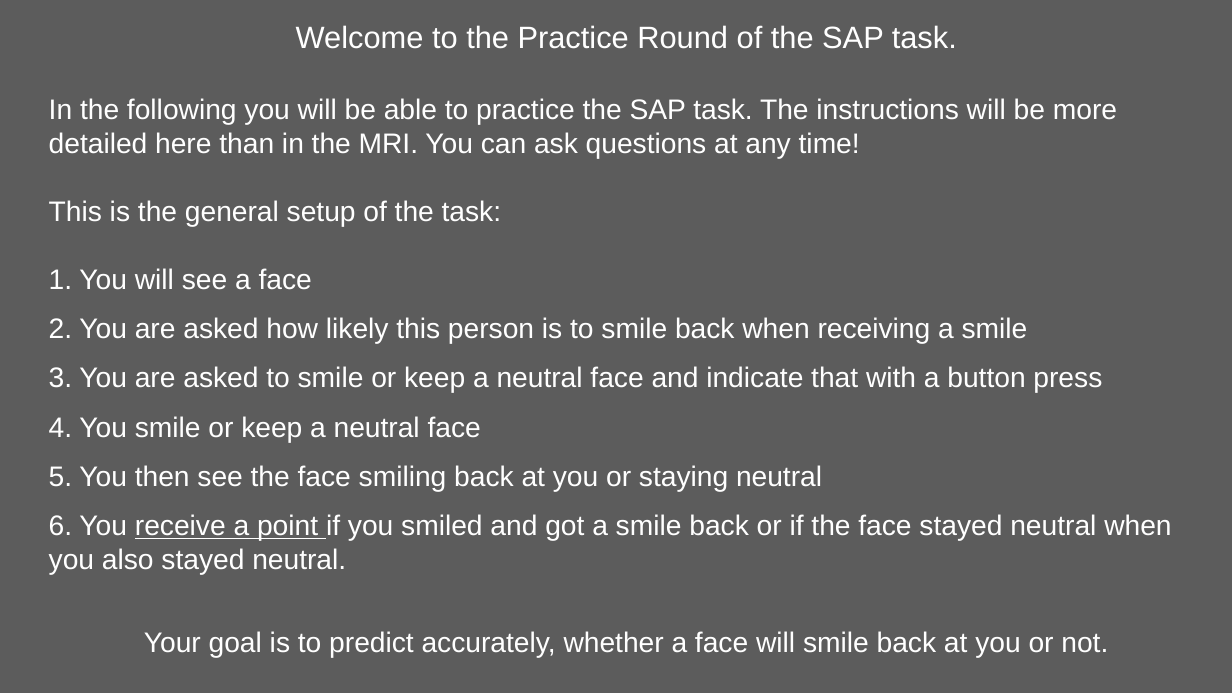
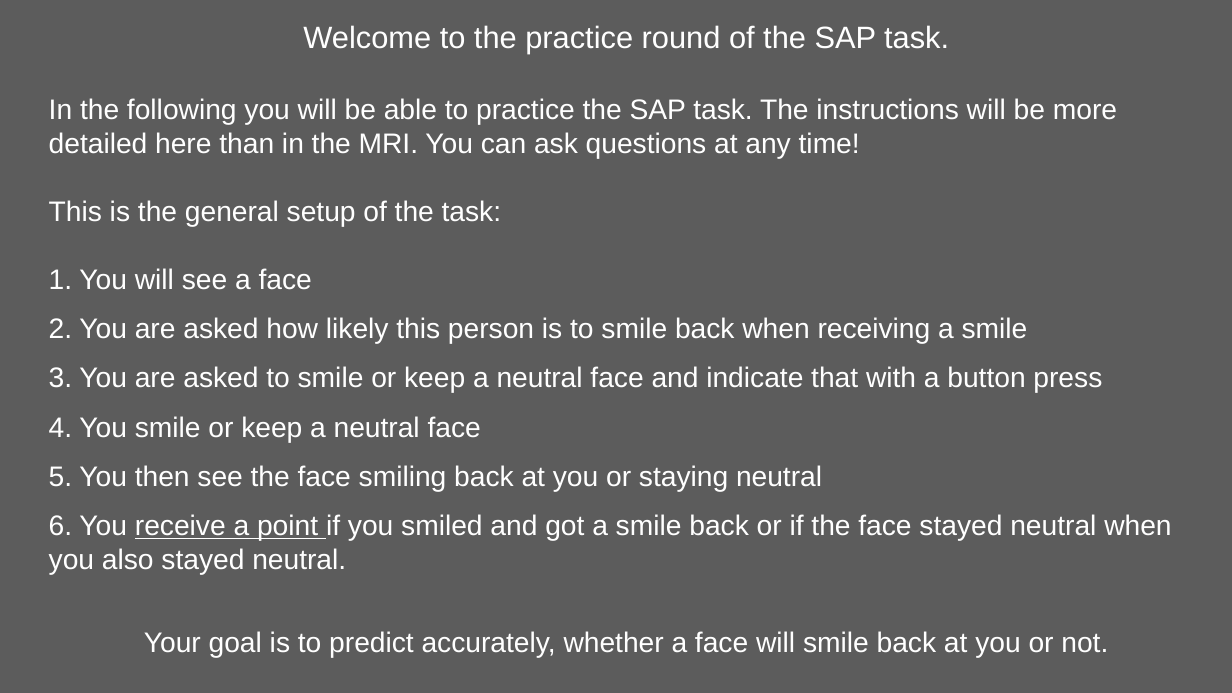
Before and after one commit to kwellstein/social_affective_prediction_task, a slide deck: slide 3 of task/stimuli/originals_SAP_Task.pptx. Drawn at 1232x693 pixels with LibreOffice and Linux fonts; fonts in the diff are those of the drawing. Boxes give left, top, right and bottom in pixels: in the first picture for what was removed or moved away, otherwise in the second. Text is boxed around its words. In the diff, an @@ line names an element or a change of style, - is before the commit and + after.

```diff
--- a/task/stimuli/originals_SAP_Task.pptx
+++ b/task/stimuli/originals_SAP_Task.pptx
@@ text at <box>303,25,949,54</box>: text changed @@
-Welcome to the Practice Round of the SAP task.
+Welcome to the practice round of the SAP task.
```
Also in this commit, not shown: 4 other slides changed, 16 slides added, 31 slides removed, 50 other files.
